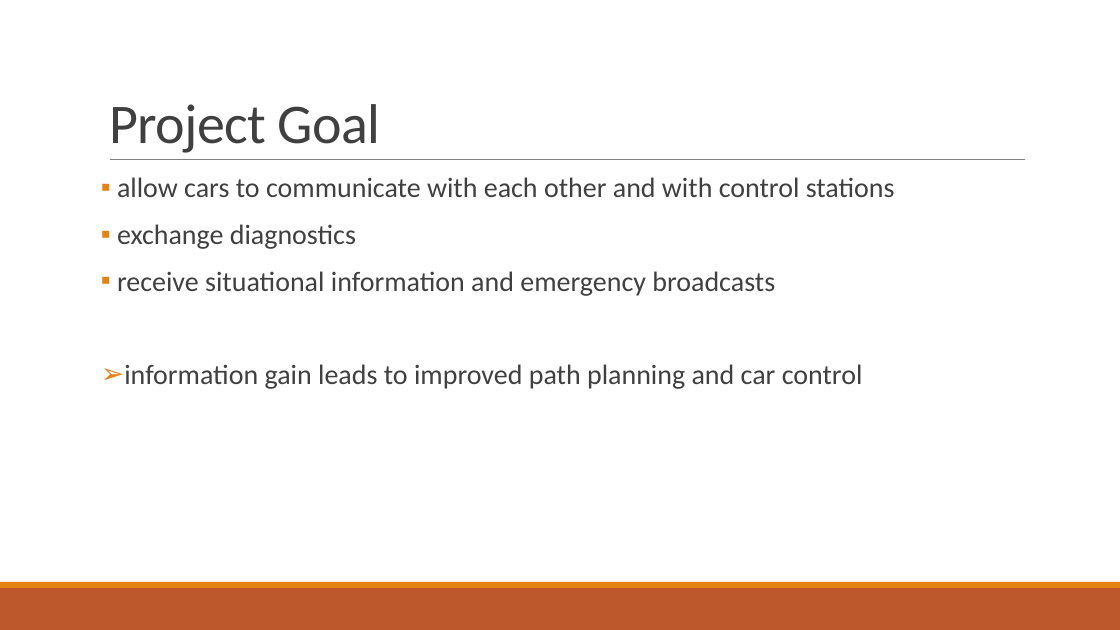
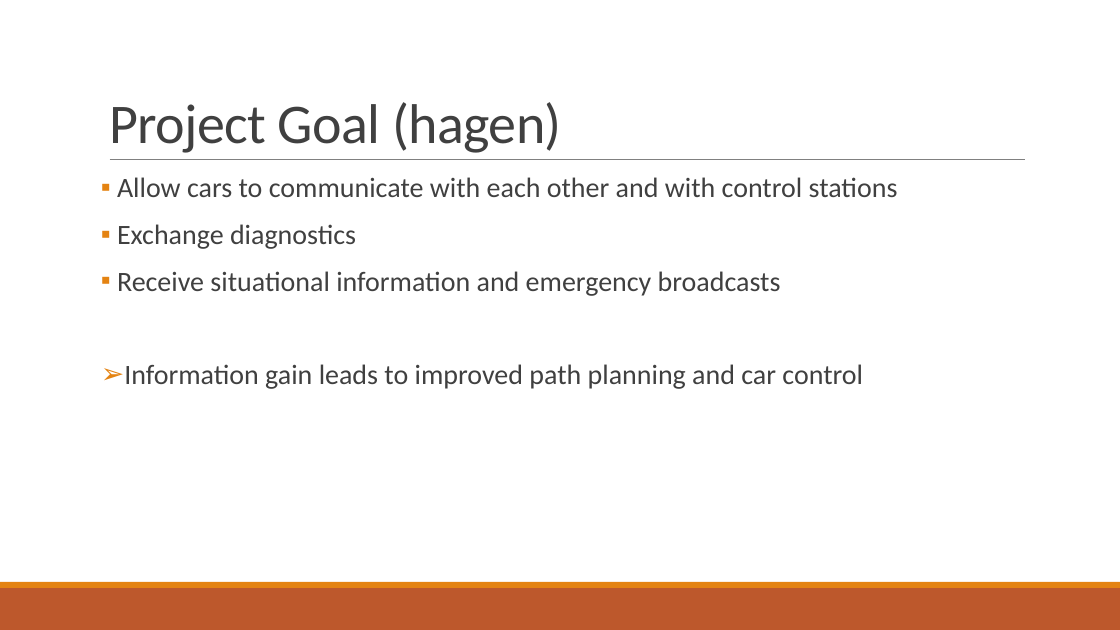
Before and after one commit to fjanssen/Car2X, a slide deck: slide 2 of doc/FinalPresentation.pptx. Drawn at 1120x630 pixels with LibreOffice and Linux fonts; fonts in the diff are those of the drawing. Boxes give left, top, right and bottom in pixels: in the first picture for what was removed or moved away, otherwise in the second. Text is boxed around its words. In the diff, an @@ line names an element or a change of style, - is before the commit and + after.

```diff
--- a/doc/FinalPresentation.pptx
+++ b/doc/FinalPresentation.pptx
@@ title at <box>109,102,562,153</box>: text changed @@
-Project Goal
+Project Goal (hagen)
@@ text at <box>117,177,898,389</box>: text changed @@
-▪ allow cars to communicate with each other and with control stations
-▪ exchange diagnostics
-▪ receive situational information and emergency broadcasts
-➢ information gain leads to improved path planning and car control
+▪ Allow cars to communicate with each other and with control stations
+▪ Exchange diagnostics
+▪ Receive situational information and emergency broadcasts
+➢ Information gain leads to improved path planning and car control
```
Also in this commit, not shown: 4 other slides changed, 6 slides added, 3 slides removed.
